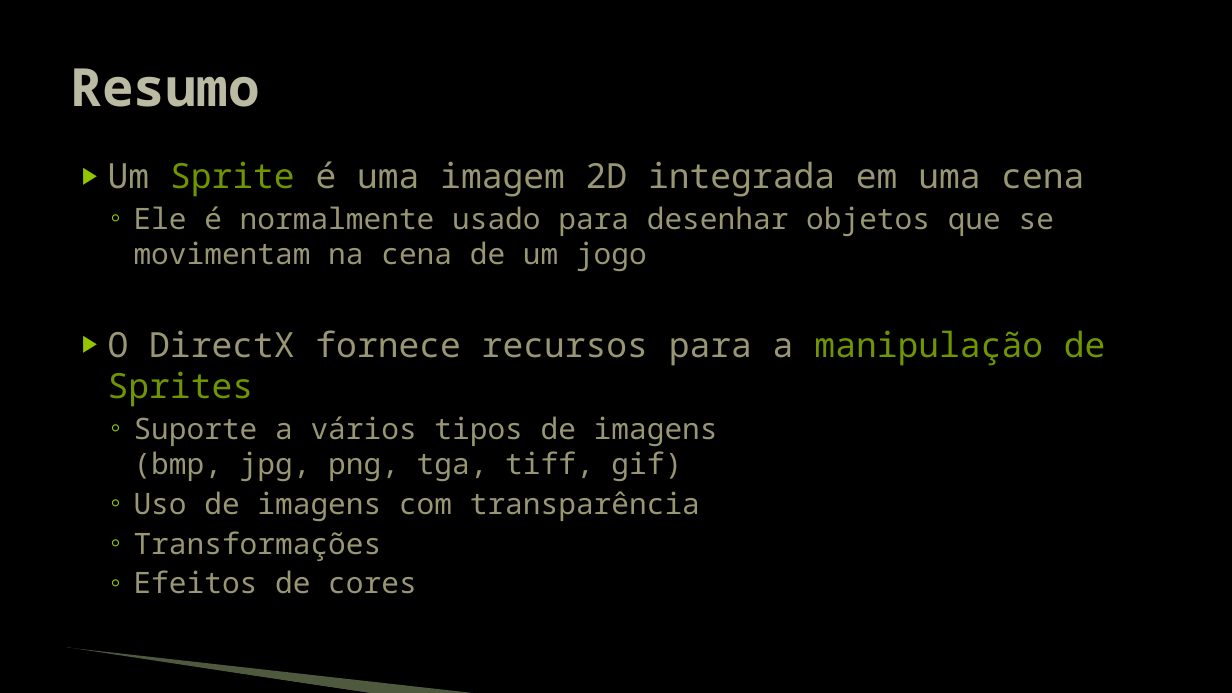
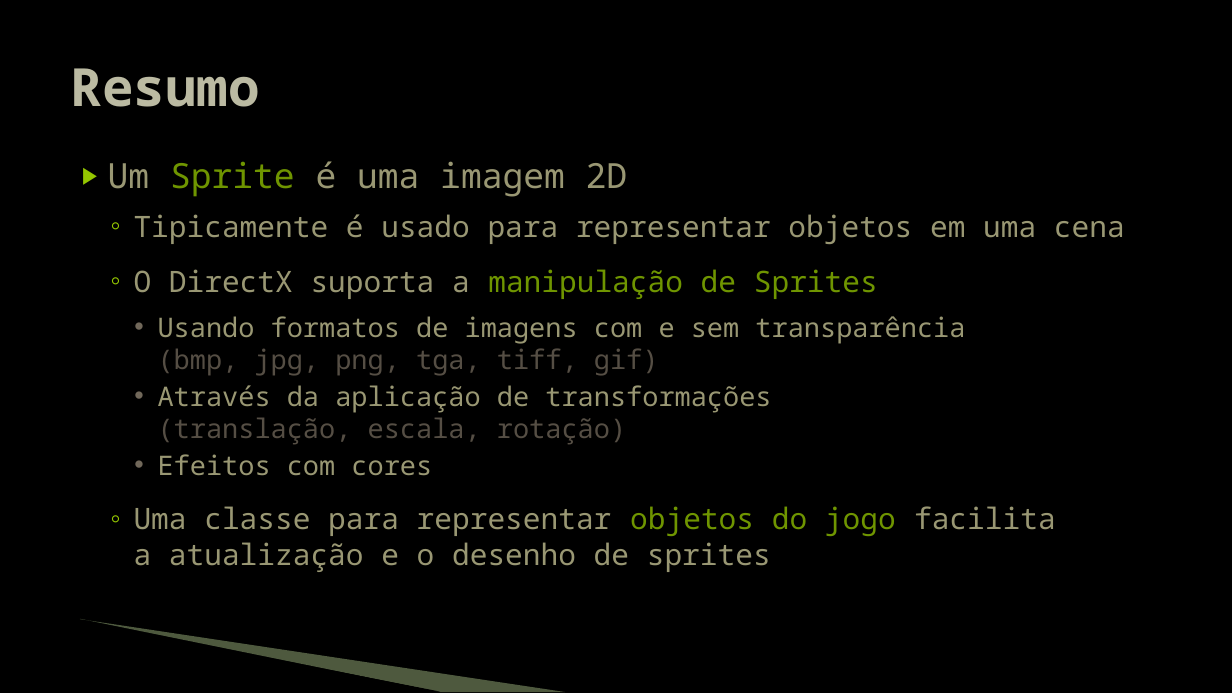
Before and after one commit to JudsonSS/Jogos, a slide deck: slide 20 of Slides/08. Desenho de Sprites.pptx. Drawn at 1232x693 pixels with LibreOffice and Linux fonts; fonts in the diff are those of the drawing; background and template pictures are left out. Boxes give left, top, right and bottom in pixels: in the first picture for what was removed or moved away, otherwise in the second. Text is boxed around its words. In the diff, an @@ line names an element or a change of style, - is before the commit and + after.

```diff
--- a/Slides/08. Desenho de Sprites.pptx
+++ b/Slides/08. Desenho de Sprites.pptx
@@ text at box(108, 161, 1125, 572): text changed @@
-▶ Um Sprite é uma imagem 2D integrada em uma cena
-  ◦ Ele é normalmente usado para desenhar objetos que se movimentam na cena de um jogo
-▶ O DirectX fornece recursos para a manipulação de Sprites
-  ◦ Suporte a vários tipos de imagens
-    (bmp, jpg, png, tga, tiff, gif)
-  ◦ Uso de imagens com transparência
-  ◦ Transformações
-  ◦ Efeitos de cores
+▶ Um Sprite é uma imagem 2D
+  ◦ Tipicamente é usado para representar objetos em uma cena
+  ◦ O DirectX suporta a manipulação de Sprites
+    • Usando formatos de imagens com e sem transparência
+      (bmp, jpg, png, tga, tiff, gif)
+    • Através da aplicação de transformações
+      (translação, escala, rotação)
+    • Efeitos com cores
+  ◦ Uma classe para representar objetos do jogo facilita
+    a atualização e o desenho de sprites
@@ freeform shape: place and size @@
-freeform shape at box(66, 649, 374, 693)
+freeform shape at box(78, 621, 440, 692)
@@ freeform shape: place and size @@
-freeform shape at box(67, 648, 481, 693)
+freeform shape at box(80, 619, 566, 692)
```
Also in this commit, not shown: 19 other slides changed.
